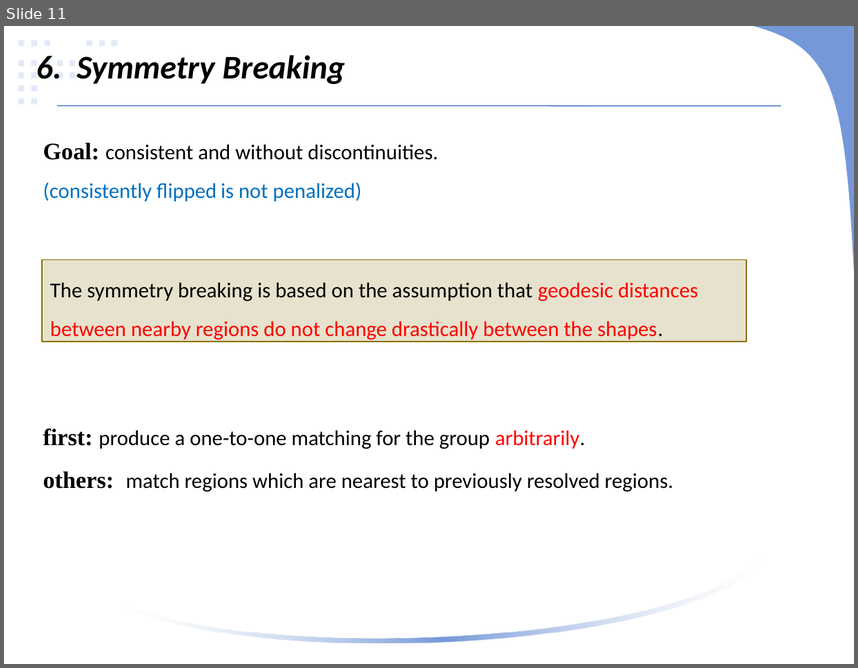
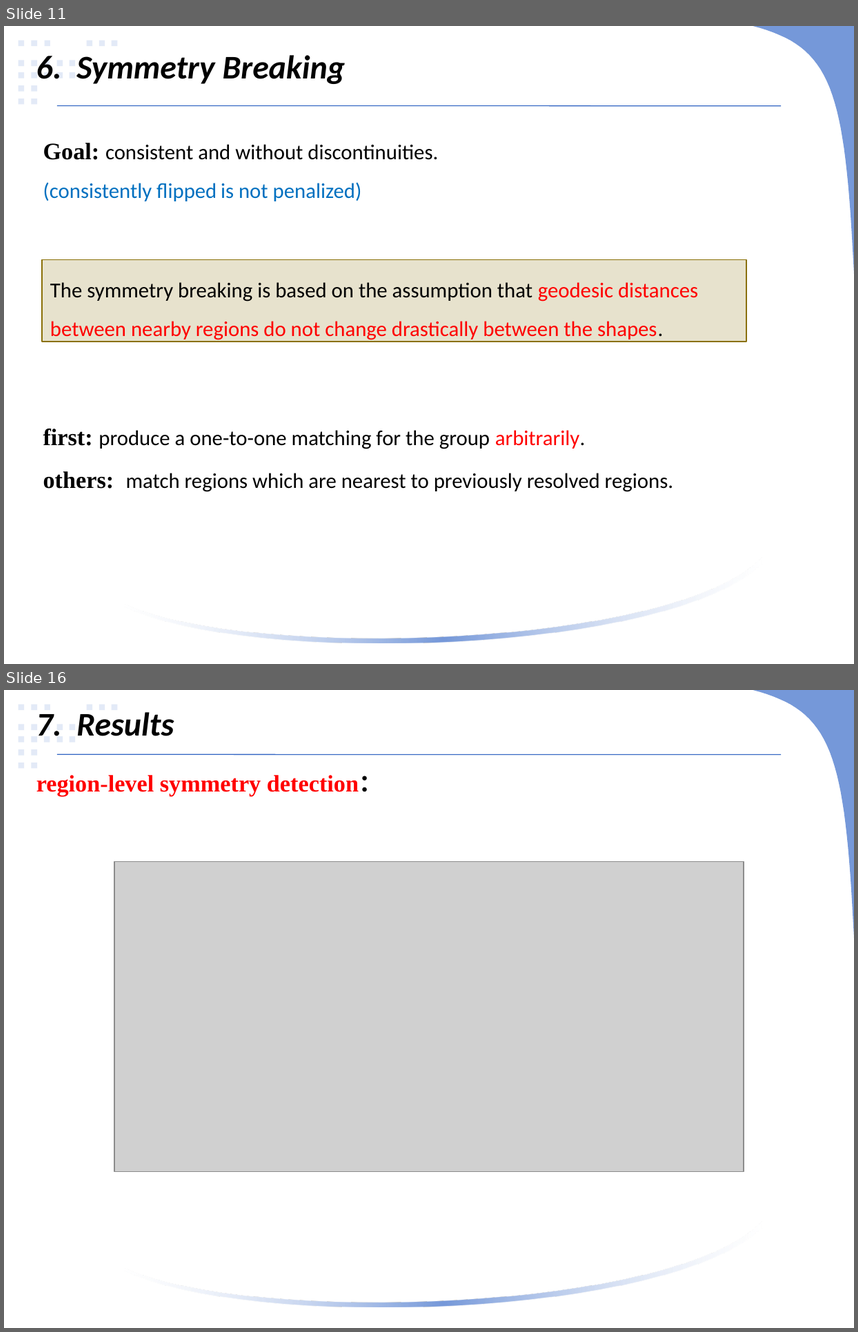
Before and after one commit to linlinge/mondy-speech, a slide deck: 1st March 25, 2019.pptx. Shown one above the other, each under a label of ours: slide 11 before the commit, slides 11 and 16 after it; the slides between them are not shown. The pictures are 858x668 and 858x1332 pixels, drawn with LibreOffice and Linux fonts; fonts in the diff are those of the drawing; grey boxes stand for pictures. Boxes give left, top, right and bottom in pixels: in the first picture for what was removed or moved away, otherwise in the second. Text is boxed around its words. In the diff, an @@ line names an element or a change of style, - is before the commit and + after.

```diff
--- a/1st March 25, 2019.pptx
+++ b/1st March 25, 2019.pptx
@@ slide 16 added at <box>4,690,854,1328</box>, background #00B050; not listed: 23 template elements that a slide beside it also shows @@
@@ text added at <box>36,712,174,736</box>, 28 pt, text #000000, bold, italic @@
+7. Results
@@ line added from (56, 755) to (781, 755), #3668C4 0.75 pt @@
@@ text added at <box>36,775,383,796</box>, 20 pt, text #FF0000, bold @@
+region-level symmetry detection：
@@ picture added at <box>114,862,744,1171</box> @@
```
Also in this commit, not shown: 4 slides changed.
